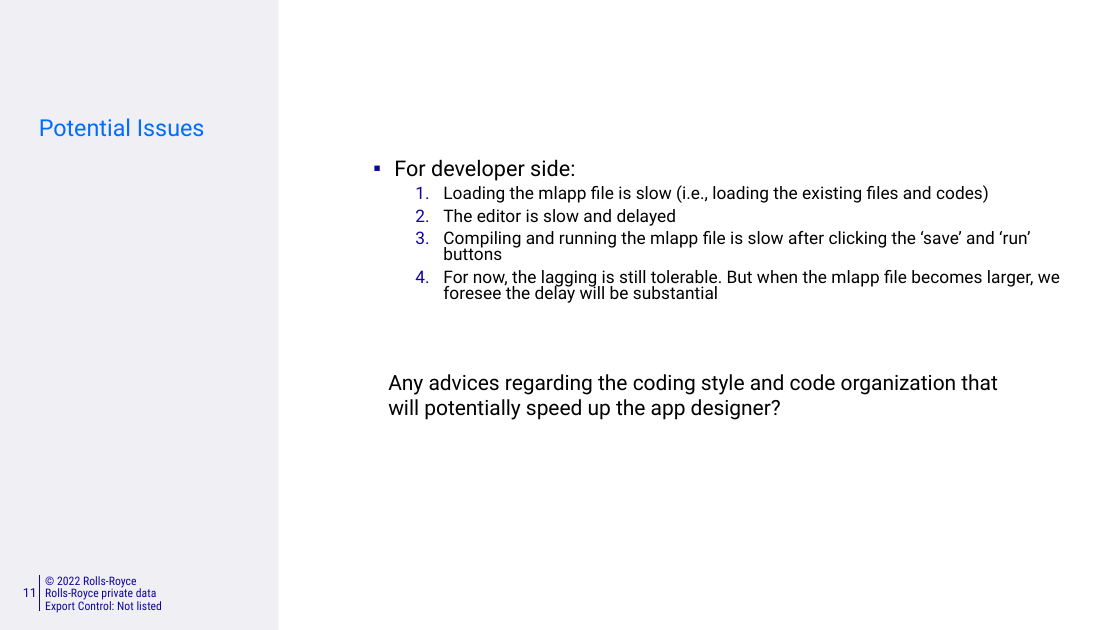
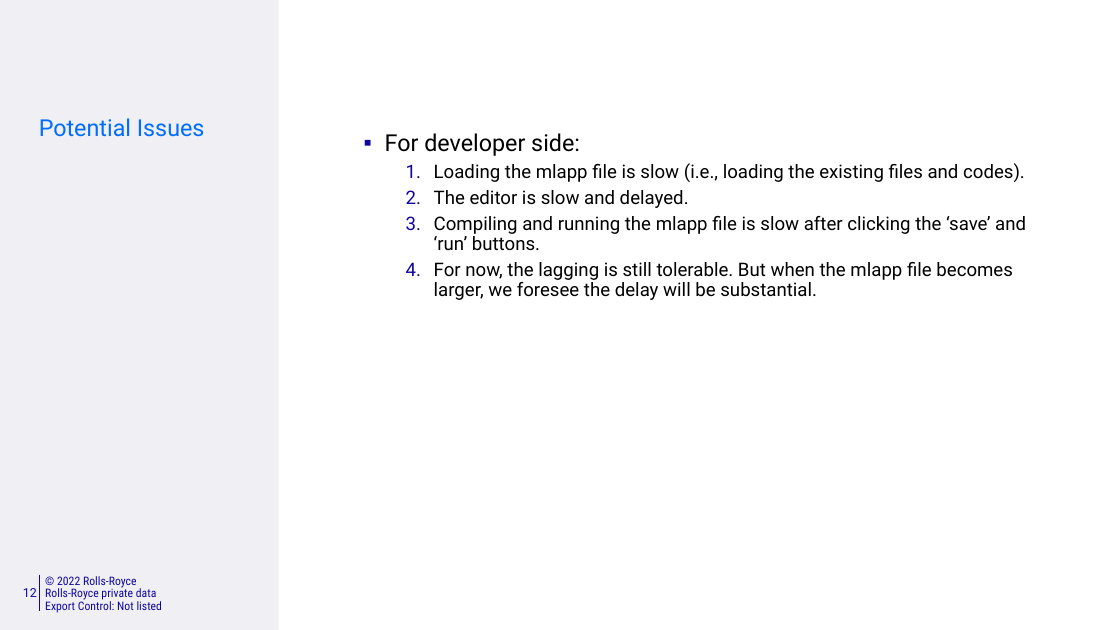
Before and after one commit to killingbear999/IPSOMEDT_Marine, a slide deck: slide 12 of notes/IPSOMEDT Marine_MATLAB discussion.pptx (slide 11 before the commit). Drawn at 1120x630 pixels with LibreOffice and Linux fonts; fonts in the diff are those of the drawing; background and template pictures are left out. Boxes give left, top, right and bottom in pixels: in the first picture for what was removed or moved away, otherwise in the second. Text is boxed around its words. In the diff, an @@ line names an element or a change of style, - is before the commit and + after.

```diff
--- a/notes/IPSOMEDT Marine_MATLAB discussion.pptx
+++ b/notes/IPSOMEDT Marine_MATLAB discussion.pptx
@@ text "For developer side:": place and size @@
-text "For developer side:" at bbox=[394, 159, 1060, 303]
+text "For developer side:" at bbox=[385, 133, 1026, 300]
@@ text at bbox=[385, 133, 580, 156]: size 13.9 to 15 pt in "For developer side:"; line spacing 0.8 to 0.9 @@
@@ text at bbox=[434, 163, 1026, 300]: text changed; size 11.1 to 12 pt @@
-  1. Loading the mlapp file is slow (i.e., loading the existing files and codes)
-  2. The editor is slow and delayed
-  3. Compiling and running the mlapp file is slow after clicking the ‘save’ and ‘run’ buttons
-  4. For now, the lagging is still tolerable. But when the mlapp file becomes larger, we foresee the delay will be substantial
+  1. Loading the mlapp file is slow (i.e., loading the existing files and codes).
+  2. The editor is slow and delayed.
+  3. Compiling and running the mlapp file is slow after clicking the ‘save’ and ‘run’ buttons.
+  4. For now, the lagging is still tolerable. But when the mlapp file becomes larger, we foresee the delay will be substantial.
@@ text removed at bbox=[388, 374, 998, 420] @@
-Any advices regarding the coding style and code organization that
-will potentially speed up the app designer?
@@ page number at bbox=[23, 588, 37, 597]: text changed @@
-11
+12
```
Also in this commit, not shown: 8 other slides changed, 2 slides added, 1 other file.
